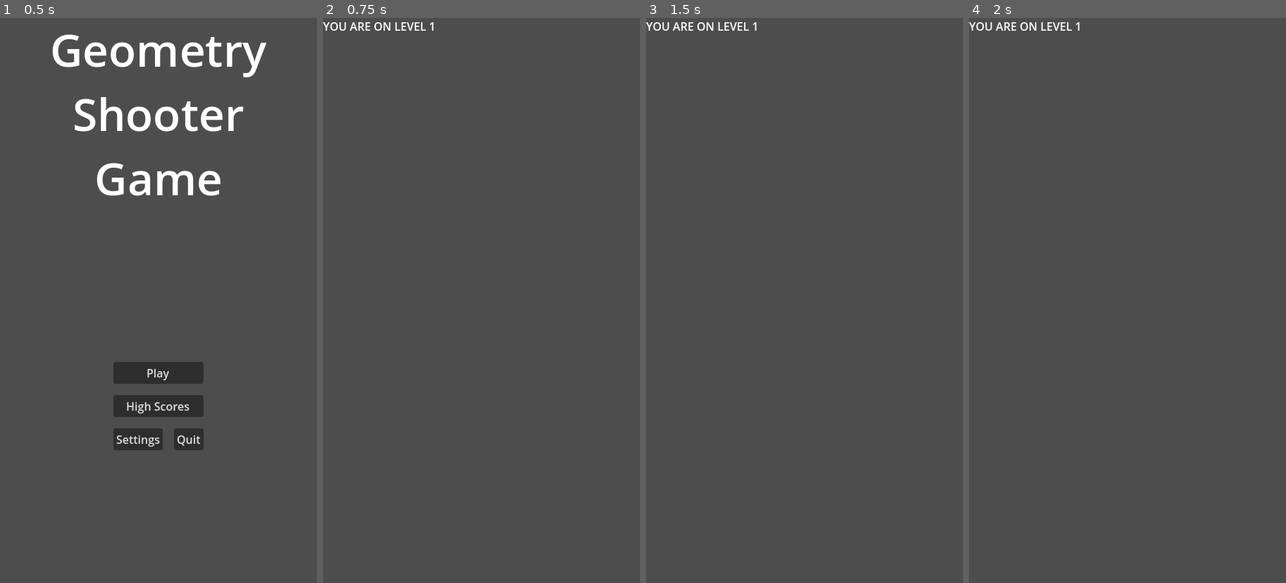
Above: before the commit, frames 1-4 (left to right).
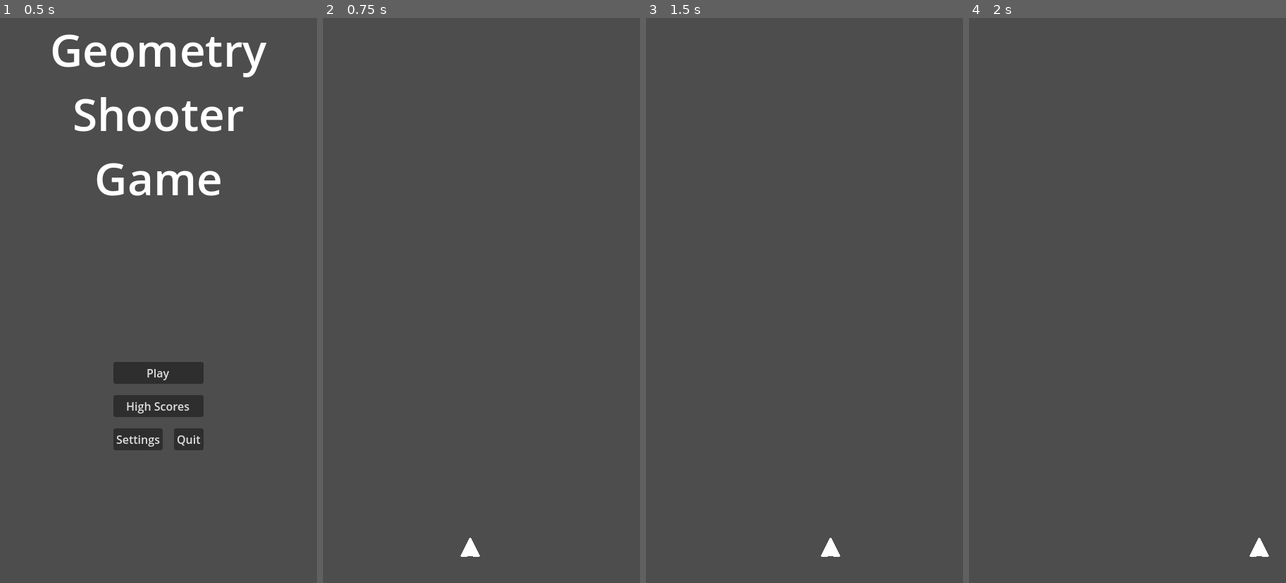
Above: after the commit, the same moments.

Repository: efevans/geometry-shooter-game
Game: Godot game, scene res://scenes/main_menu/main_menu.tscn
Same seed, same stepped clock (60 frames per second), same inputs: the game is played once before the commit and once after it.
Inputs:
- Up to frame 1 (0.5 s): no input
- Up to frame 2 (0.75 s): click "Play" at 0.5 s
- Up to frame 3 (1.5 s): tap Enter at 1.25 s; hold D (move_right, bound only after the commit) from 1.28 s (still down)
- Up to frame 4 (2 s): keep holding D (move_right, bound only after the commit)

Frame 1 is identical in both runs. In frame 2, 0.3% of the frame differs, in the area x 0-50%, y 0-96%; in frame 3, 0.3%; in frame 4, 0.3%.

Commit message:
Add player movement

Diff:
--- a/project.godot
+++ b/project.godot
@@ -15,6 +15,11 @@
 config/features=PackedStringArray("4.2", "GL Compatibility")
 config/icon="res://icon.svg"
 
+[debug]
+
+gdscript/warnings/unused_parameter=0
+gdscript/warnings/untyped_declaration=2
+
 [display]
 
 window/size/viewport_width=450
@@ -26,6 +31,33 @@
 
 movie_writer/movie_file="res://"
 
+[input]
+
+move_left={
+"deadzone": 0.5,
+"events": [Object(InputEventKey,"resource_local_to_scene":false,"resource_name":"","device":-1,"window_id":0,"alt_pressed":false,"shift_pressed":false,"ctrl_pressed":false,"meta_pressed":false,"pressed":false,"keycode":0,"physical_keycode":65,"key_label":0,"unicode":97,"echo":false,"script":null)
+, Object(InputEventKey,"resource_local_to_scene":false,"resource_name":"","device":-1,"window_id":0,"alt_pressed":false,"shift_pressed":false,"ctrl_pressed":false,"meta_pressed":false,"pressed":false,"keycode":0,"physical_keycode":4194319,"key_label":0,"unicode":0,"echo":false,"script":null)
+]
+}
+move_right={
+"deadzone": 0.5,
+"events": [Object(InputEventKey,"resource_local_to_scene":false,"resource_name":"","device":-1,"window_id":0,"alt_pressed":false,"shift_pressed":false,"ctrl_pressed":false,"meta_pressed":false,"pressed":false,"keycode":0,"physical_keycode":68,"key_label":0,"unicode":100,"echo":false,"script":null)
+, Object(InputEventKey,"resource_local_to_scene":false,"resource_name":"","device":-1,"window_id":0,"alt_pressed":false,"shift_pressed":false,"ctrl_pressed":false,"meta_pressed":false,"pressed":false,"keycode":0,"physical_keycode":4194321,"key_label":0,"unicode":0,"echo":false,"script":null)
+]
+}
+move_up={
+"deadzone": 0.5,
+"events": [Object(InputEventKey,"resource_local_to_scene":false,"resource_name":"","device":-1,"window_id":0,"alt_pressed":false,"shift_pressed":false,"ctrl_pressed":false,"meta_pressed":false,"pressed":false,"keycode":0,"physical_keycode":87,"key_label":0,"unicode":119,"echo":false,"script":null)
+, Object(InputEventKey,"resource_local_to_scene":false,"resource_name":"","device":-1,"window_id":0,"alt_pressed":false,"shift_pressed":false,"ctrl_pressed":false,"meta_pressed":false,"pressed":false,"keycode":0,"physical_keycode":4194320,"key_label":0,"unicode":0,"echo":false,"script":null)
+]
+}
+move_down={
+"deadzone": 0.5,
+"events": [Object(InputEventKey,"resource_local_to_scene":false,"resource_name":"","device":-1,"window_id":0,"alt_pressed":false,"shift_pressed":false,"ctrl_pressed":false,"meta_pressed":false,"pressed":false,"keycode":0,"physical_keycode":83,"key_label":0,"unicode":115,"echo":false,"script":null)
+, Object(InputEventKey,"resource_local_to_scene":false,"resource_name":"","device":-1,"window_id":0,"alt_pressed":false,"shift_pressed":false,"ctrl_pressed":false,"meta_pressed":false,"pressed":false,"keycode":0,"physical_keycode":4194322,"key_label":0,"unicode":0,"echo":false,"script":null)
+]
+}
+
 [rendering]
 
 textures/canvas_textures/default_texture_filter=0
--- a/scenes/levels/level1/level_1.tscn
+++ b/scenes/levels/level1/level_1.tscn
@@ -1,8 +1,8 @@
-[gd_scene format=3 uid="uid://du1h3ugy0xy51"]
+[gd_scene load_steps=2 format=3 uid="uid://du1h3ugy0xy51"]
+
+[ext_resource type="PackedScene" uid="uid://cfsmh0c185db5" path="res://scenes/player/player.tscn" id="1_wrtrg"]
 
 [node name="Level1" type="Node2D"]
 
-[node name="TEMP_LeveLindicator" type="Label" parent="."]
-offset_right = 40.0
-offset_bottom = 23.0
-text = "YOU ARE ON LEVEL 1"
+[node name="Player" parent="." instance=ExtResource("1_wrtrg")]
+position = Vector2(209, 750)
--- /dev/null
+++ b/scenes/player/player.gd
@@ -0,0 +1,21 @@
+extends CharacterBody2D
+
+
+const MAX_VELOCITY = 300.0
+const ACCELERATION = MAX_VELOCITY / 3
+const FRICTION = 35.0
+
+
+func _physics_process(delta: float) -> void:
+	# Slow down with friction
+	velocity.x = move_toward(velocity.x, 0, FRICTION)
+	velocity.y = move_toward(velocity.y, 0, FRICTION)
+
+	var direction := Input.get_vector("move_left", "move_right", "move_up", "move_down")
+	if direction:
+		# Speed up with acceleration
+		velocity += direction * ACCELERATION
+		velocity.x = clampf(velocity.x, -MAX_VELOCITY, MAX_VELOCITY)
+		velocity.y = clampf(velocity.y, -MAX_VELOCITY, MAX_VELOCITY)
+
+	move_and_slide()
--- /dev/null
+++ b/scenes/player/player.tscn
@@ -0,0 +1,34 @@
+[gd_scene load_steps=6 format=3 uid="uid://cfsmh0c185db5"]
+
+[ext_resource type="Texture2D" uid="uid://dlvw5580u4m8l" path="res://scenes/player/player.png" id="1_43pf7"]
+[ext_resource type="Script" path="res://scenes/player/player.gd" id="1_x4sp7"]
+
+[sub_resource type="RectangleShape2D" id="RectangleShape2D_hmw1y"]
+size = Vector2(15, 10)
+
+[sub_resource type="RectangleShape2D" id="RectangleShape2D_b2kcu"]
+size = Vector2(26, 10)
+
+[sub_resource type="RectangleShape2D" id="RectangleShape2D_pjcpm"]
+size = Vector2(6, 7)
+
+[node name="Player" type="CharacterBody2D"]
+motion_mode = 1
+script = ExtResource("1_x4sp7")
+
+[node name="Visuals" type="Node2D" parent="."]
+
+[node name="Sprite2D" type="Sprite2D" parent="Visuals"]
+texture = ExtResource("1_43pf7")
+
+[node name="BodyCollider1" type="CollisionShape2D" parent="."]
+position = Vector2(0, -2)
+shape = SubResource("RectangleShape2D_hmw1y")
+
+[node name="BodyCollider2" type="CollisionShape2D" parent="."]
+position = Vector2(0, 8)
+shape = SubResource("RectangleShape2D_b2kcu")
+
+[node name="BodyCollider3" type="CollisionShape2D" parent="."]
+position = Vector2(0, -10.5)
+shape = SubResource("RectangleShape2D_pjcpm")
Binary file added: scenes/player/player.aseprite
Binary file added: scenes/player/player.png
Not shown, added: scenes/player/player.png.import
Not shown, changed: README.md
